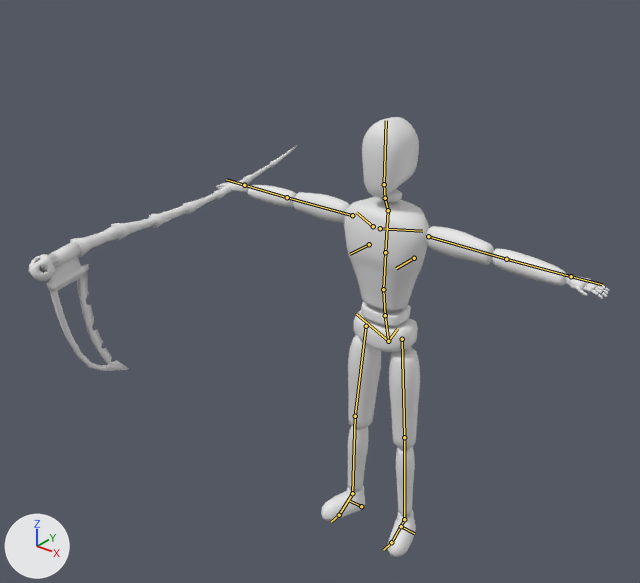
What one commit did to the Blender file Reapiesta/Assets/Animations/ReaperAnimations.blend.
Rendered twice from a 50 mm camera at (2.25, -3.29, 3.4) aimed at (-0.5, 0.14, 1.27). Every picture has the same lights, and +X, +Y and +Z are marked at lower left. The bones that bend it are drawn over the model as lines.

In view in the first picture: 'Dummy', 'Scythe_low'.
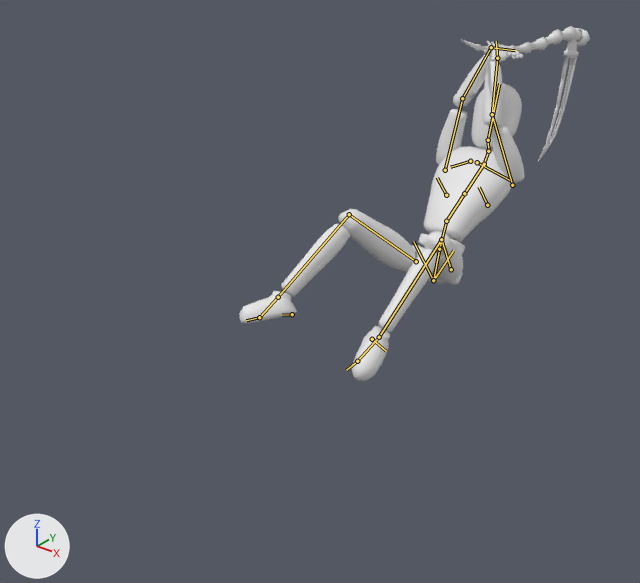
The newer file adds an action. The first version stands in its rest pose; the second is drawn at frame 18 of the action 'Attack2'.

Pixel boxes [x1, y1, x2, y2] of what changed, in the pictures (640 x 583 px):
'Dummy', posed (27% narrower, 23% shorter)
    before: [216, 117, 610, 557]
    after: [239, 41, 525, 381]
'Scythe_low', posed
    before: [29, 145, 297, 371]
    after: [460, 26, 590, 161]
bone 'spine', root to tip
    before: (388, 341) to (385, 315)
    after: (433, 280) to (439, 249)
bone 'spine.001', root to tip
    before: (385, 315) to (383, 289)
    after: (439, 249) to (446, 221)
bone 'spine.002', root to tip
    before: (383, 289) to (385, 252)
    after: (446, 221) to (464, 193)
bone 'spine.005', root to tip
    before: (385, 198) to (384, 184)
    after: (488, 151) to (488, 140)
bone 'spine.006', root to tip
    before: (384, 184) to (386, 120)
    after: (488, 140) to (499, 83)
bone 'upper_arm.L', root to tip
    before: (428, 236) to (506, 259)
    after: (512, 185) to (492, 114)
bone 'forearm.L', root to tip
    before: (506, 259) to (571, 276)
    after: (492, 114) to (497, 58)
bone 'hand.L', root to tip
    before: (571, 276) to (602, 284)
    after: (497, 58) to (496, 41)
bone 'upper_arm.R', root to tip
    before: (352, 215) to (287, 197)
    after: (445, 170) to (462, 98)
bone 'forearm.R', root to tip
    before: (287, 197) to (244, 185)
    after: (462, 98) to (491, 47)
bone 'hand.R', root to tip
    before: (244, 185) to (226, 179)
    after: (491, 47) to (515, 50)
bone 'thigh.L', root to tip
    before: (402, 339) to (404, 437)
    after: (451, 269) to (441, 239)
bone 'shin.L', root to tip
    before: (404, 437) to (404, 519)
    after: (441, 239) to (379, 337)
bone 'foot.L', root to tip
    before: (404, 519) to (391, 542)
    after: (379, 337) to (357, 361)
bone 'thigh.R', root to tip
    before: (366, 326) to (355, 416)
    after: (416, 261) to (349, 214)
bone 'shin.R', root to tip
    before: (355, 416) to (352, 493)
    after: (349, 214) to (278, 297)
bone 'foot.R', root to tip
    before: (352, 493) to (339, 515)
    after: (278, 297) to (259, 317)

The change in detail:
Bone 'spine' (bone_spine) moves from (0.0, 0.0, 0.0) to (0.0, 0.088, -0.45).
Bone 'spine' (bone_spine) turns from (0, 0, 0) to (-35, 0, 4) degrees about its own x, y and z.
Bone 'spine.001' (bone_spine_001) turns from (0, 0, 0) to (0, -13, 1) degrees about its own x, y and z.
Bone 'spine.002' (bone_spine_002) turns from (0, 0, 0) to (-19, 11, -2) degrees about its own x, y and z.
Bone 'spine.005' (bone_spine_005) turns from (0, 0, 0) to (60, 2, -4) degrees about its own x, y and z.
Bone 'spine.006' (bone_spine_006) turns from (0, 0, 0) to (-20, 3, 2) degrees about its own x, y and z.
Bone 'upper_arm.L' (bone_upper_arm_l) turns from (0, 0, 0) to (118, 1, -73) degrees about its own x, y and z.
Bone 'forearm.L' (bone_forearm_l) turns from (0, 0, 0) to (54, 26, 25) degrees about its own x, y and z.
Bone 'hand.L' (bone_hand_l) turns from (0, 0, 0) to (51, -56, -54) degrees about its own x, y and z.
Bone 'upper_arm.R' (bone_upper_arm_r) turns from (0, 0, 0) to (138, -11, 90) degrees about its own x, y and z.
Bone 'forearm.R' (bone_forearm_r) turns from (0, 0, 0) to (18, -16, 9) degrees about its own x, y and z.
Bone 'hand.R' (bone_hand_r) turns from (0, 0, 0) to (2, 25, 74) degrees about its own x, y and z.
Bone 'thigh.L' (bone_thigh_l) turns from (0, 0, 0) to (-91, -21, 0) degrees about its own x, y and z.
Bone 'shin.L' (bone_shin_l) turns from (0, 0, 0) to (79, -16, 6) degrees about its own x, y and z.
Bone 'foot.L' (bone_foot_l) turns from (0, 0, 0) to (64, -12, -4) degrees about its own x, y and z.
Bone 'thigh.R' (bone_thigh_r) turns from (0, 0, 0) to (-94, 12, 1) degrees about its own x, y and z.
Bone 'shin.R' (bone_shin_r) turns from (0, 0, 0) to (76, -7, -6) degrees about its own x, y and z.
Bone 'foot.R' (bone_foot_r) turns from (0, 0, 0) to (50, 26, 13) degrees about its own x, y and z.
